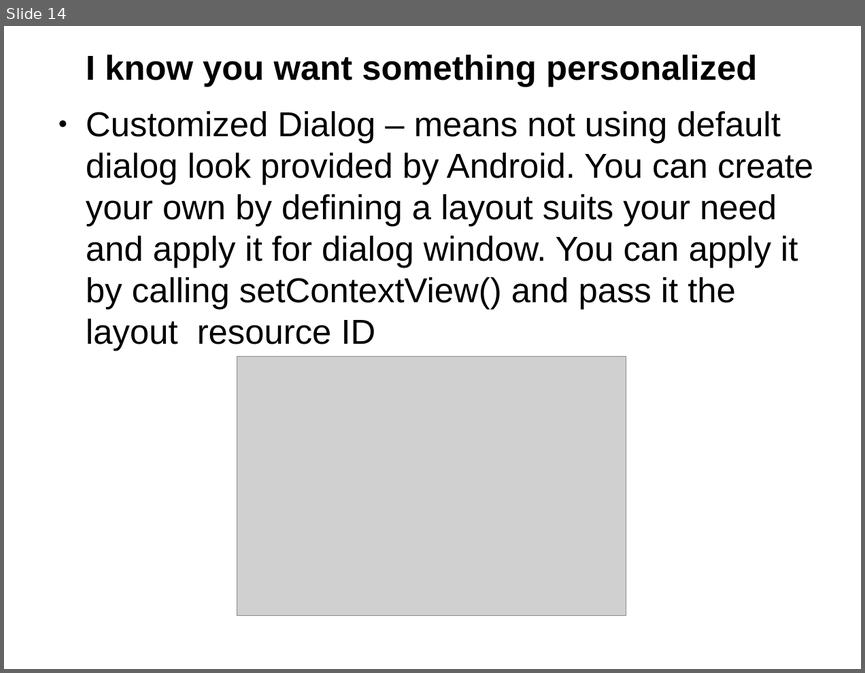
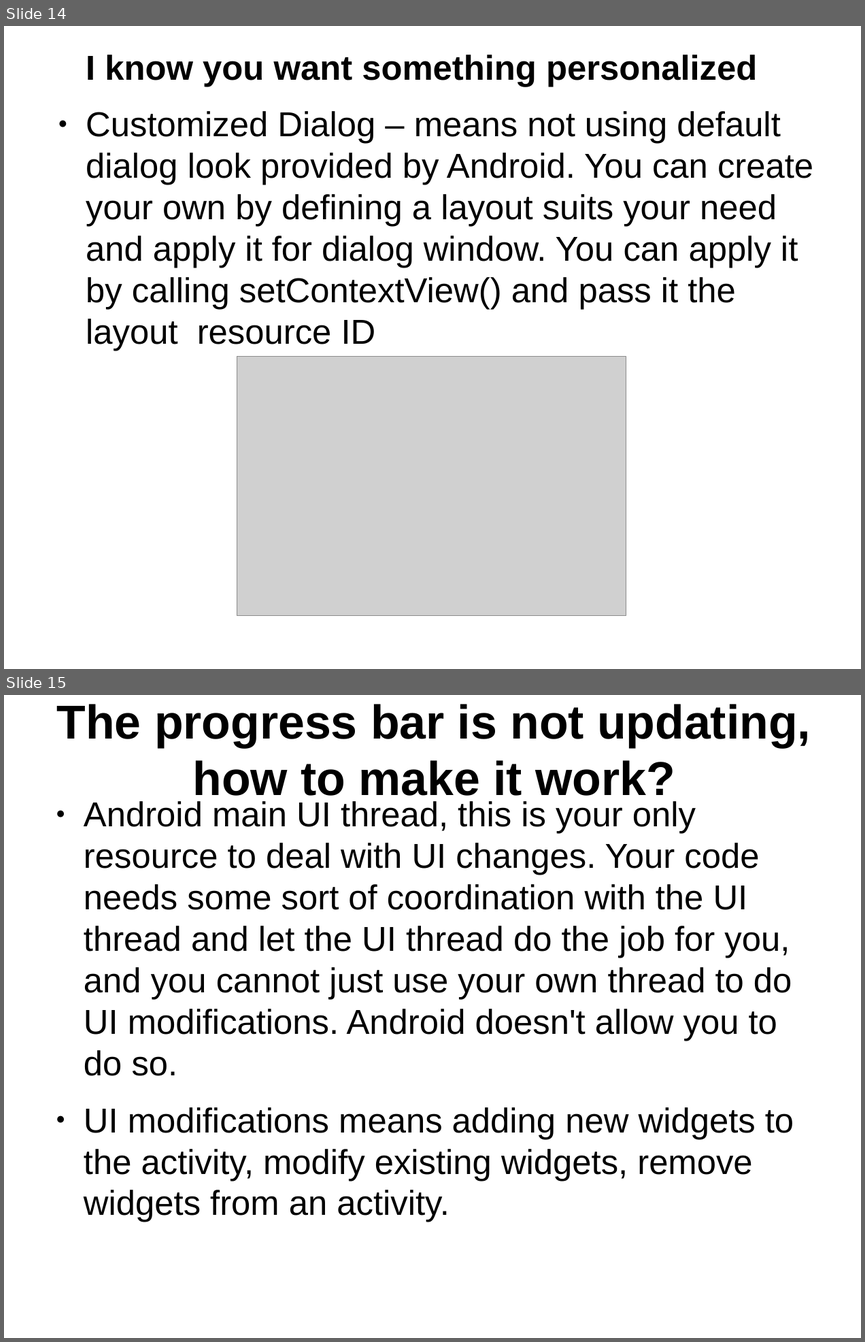
Before and after one commit to thegreatdao/testa, a slide deck: assets/android2.odp. Shown one above the other, each under a label of ours: slide 14 before the commit, slides 14 and 15 after it. The pictures are 865x673 and 865x1342 pixels, drawn with LibreOffice and Linux fonts; fonts in the diff are those of the drawing; grey boxes stand for pictures. Boxes give left, top, right and bottom in pixels: in the first picture for what was removed or moved away, otherwise in the second. Text is boxed around its words. In the diff, an @@ line names an element or a change of style, - is before the commit and + after.

```diff
--- a/assets/android2.odp
+++ b/assets/android2.odp
@@ slide 15 added at (4,695,861,1338), background #FFFFFF @@
@@ title added at (57,704,810,804), 44 pt, text #000000, bold @@
+The progress bar is not updating, how to make it work?
@@ text added at (84,801,793,1222), 32 pt, text #000000 @@
+● Android main UI thread, this is your only resource to deal with UI changes. Your code needs some sort of coordination with the UI thread and let the UI thread do the job for you, and you cannot just use your own thread to do UI modifications. Android doesn't allow you to do so.
+● UI modifications means adding new widgets to the activity, modify existing widgets, remove widgets from an activity.
```
Also in this commit, not shown: 2 other slides added, 1 slide removed.
